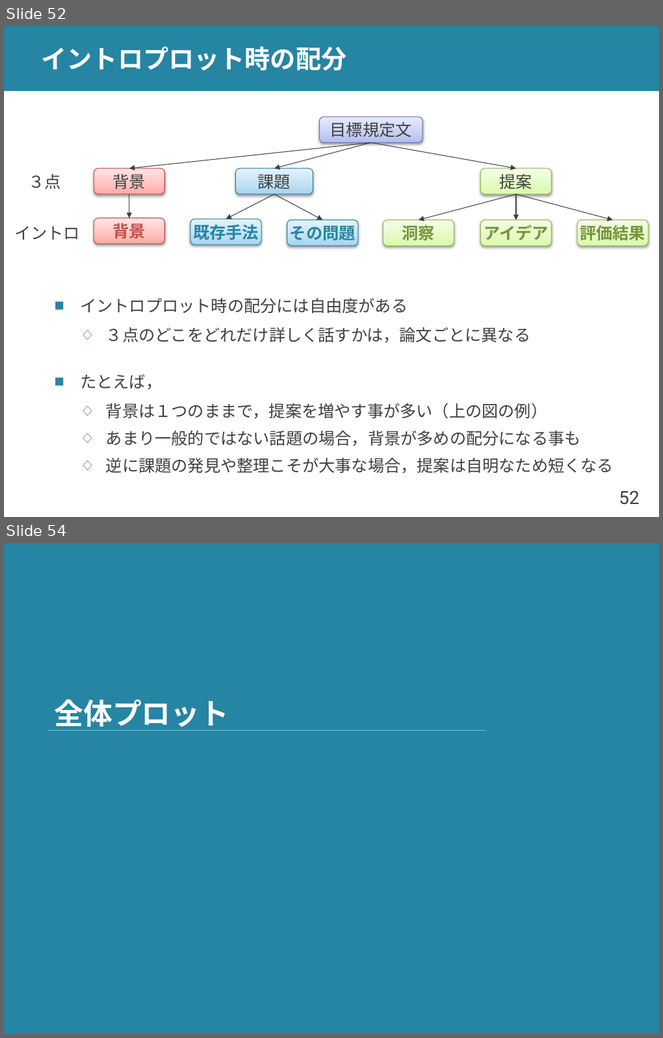
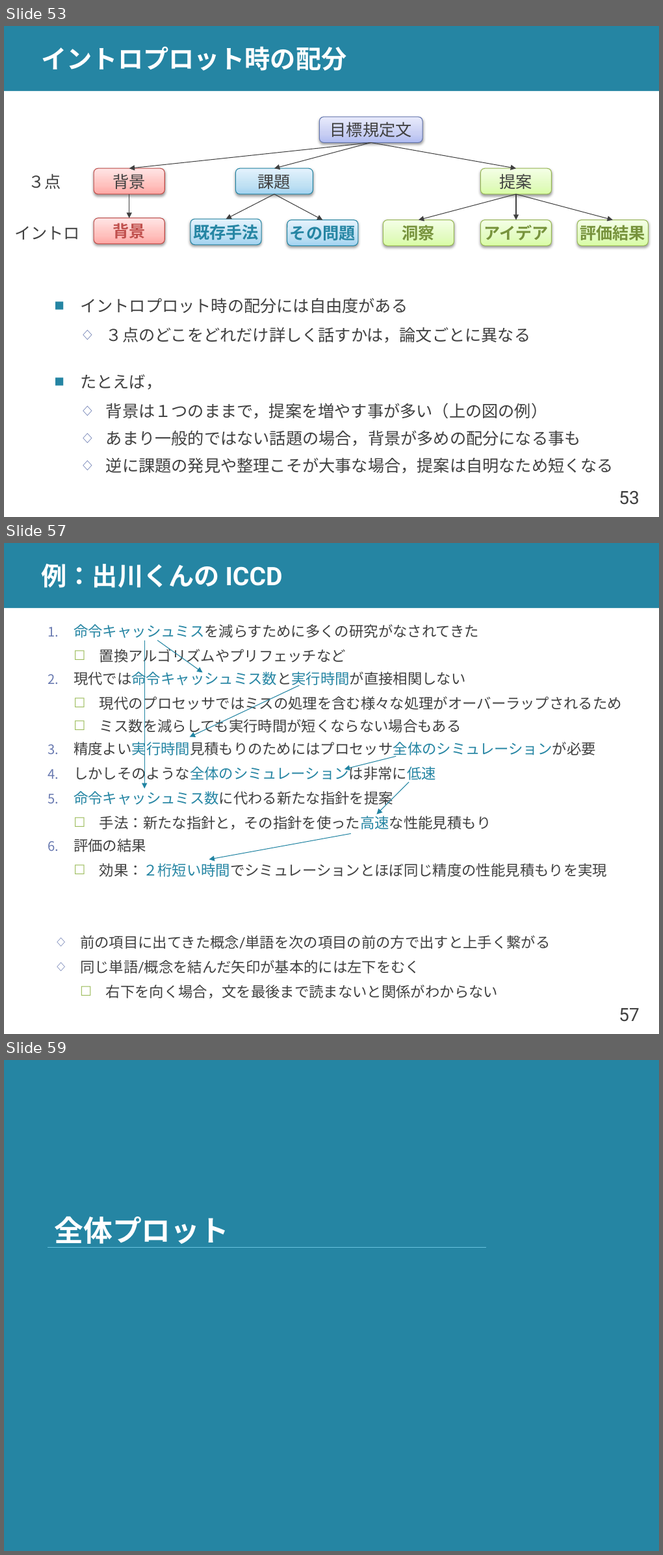
Before and after one commit to shioya-lab/how-to, a slide deck: plot.pptx. Shown one above the other, each under a label of ours: slides 52 and 54 before the commit, slides 53, 57 and 59 after it; the slides between them are not shown. The pictures are 663x1038 and 663x1555 pixels, drawn with LibreOffice and Linux fonts; fonts in the diff are those of the drawing. Boxes give left, top, right and bottom in pixels: in the first picture for what was removed or moved away, otherwise in the second. Text is boxed around its words. In the diff, an @@ line names an element or a change of style, - is before the commit and + after.

Commit message:
plot を v16 に
イントロプロットを書き換え

```diff
--- a/plot.pptx
+++ b/plot.pptx
@@ slide 57 added at [4,543,659,1034], background #FFFFFF; not listed: 2 template elements that a slide beside it also shows @@
@@ title added at [42,564,283,588], 28 pt, text #FFFFFF, bold @@
+例：出川くんの ICCD
@@ text added at [74,624,622,877], 16 pt, text #404040 @@
+  1. 命令キャッシュミスを減らすために多くの研究がなされてきた
+    ☐ 置換アルゴリズムやプリフェッチなど
+  2. 現代では命令キャッシュミス数と実行時間が直接相関しない
+    ☐ 現代のプロセッサではミスの処理を含む様々な処理がオーバーラップされるため
+    ☐ ミス数を減らしても実行時間が短くならない場合もある
+  3. 精度よい実行時間見積もりのためにはプロセッサ全体のシミュレーションが必要
+  4. しかしそのような全体のシミュレーションは非常に低速
+  5. 命令キャッシュミス数に代わる新たな指針を提案
+    ☐ 手法：新たな指針と，その指針を使った高速な性能見積もり
+  6. 評価の結果
+    ☐ 効果：２桁短い時間でシミュレーションとほぼ同じ精度の性能見積もりを実現
@@ arrow added from (145, 641) to (145, 789), #2184A2 0.75 pt @@
@@ arrow added from (157, 641) to (202, 673), #2184A2 0.75 pt @@
@@ arrow added from (300, 686) to (189, 737), #2184A2 0.75 pt @@
@@ arrow added from (396, 757) to (345, 769), #2184A2 0.75 pt @@
@@ arrow added from (409, 782) to (377, 814), #2184A2 0.75 pt @@
@@ arrow added from (351, 834) to (209, 860), #2184A2 0.75 pt @@
@@ text added at [80,936,550,999], 16 pt, text #404040 @@
+  ◇ 前の項目に出てきた概念/単語を次の項目の前の方で出すと上手く繋がる
+  ◇ 同じ単語/概念を結んだ矢印が基本的には左下をむく
+    ☐ 右下を向く場合，文を最後まで読まないと関係がわからない
@@ what was slide 52 is now slide 53 @@
@@ page number at [619,491,639,505]: text changed @@
-52
+53
@@ what was slide 54 is now slide 59 @@
```
Also in this commit, not shown: 4 slides changed, 4 other slides added, 1 other file.
